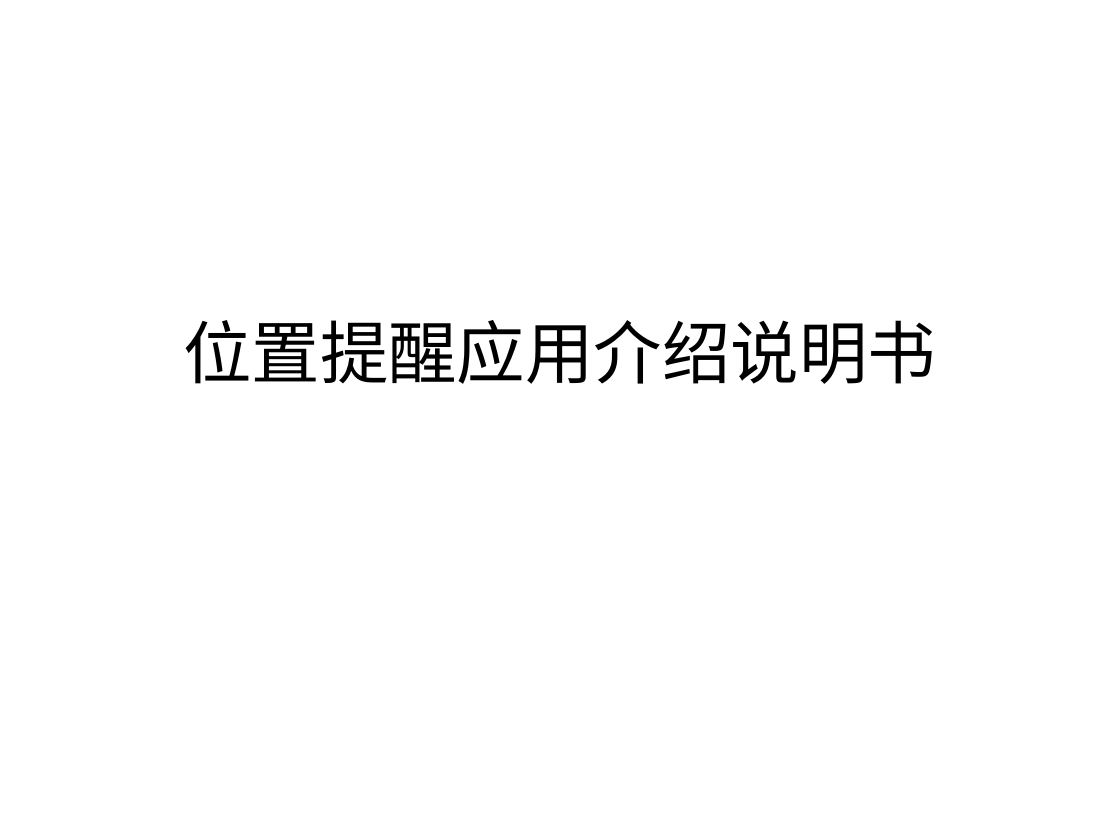
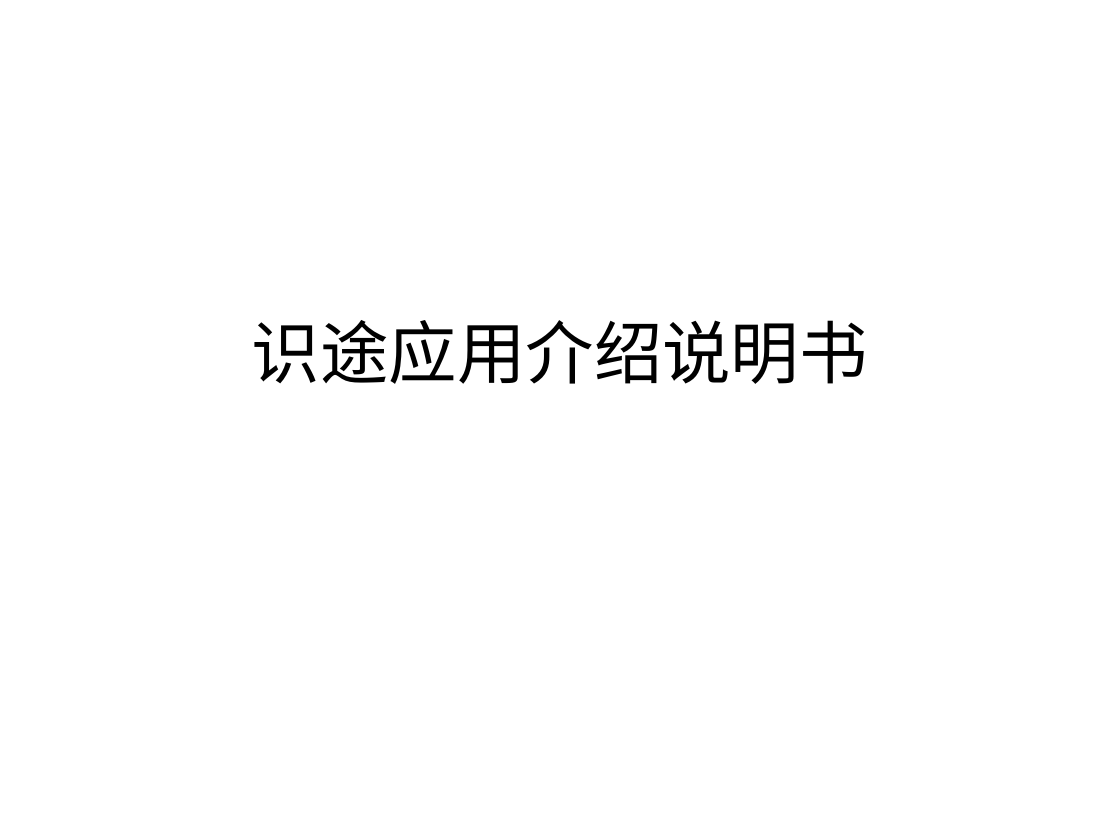
Before and after one commit to xingchongzhu/TargetRemind, a slide deck: slide 1 of word/位置提醒应用介绍说明书.ppt. Drawn at 1120x840 pixels with LibreOffice and Linux fonts; fonts in the diff are those of the drawing. Boxes give left, top, right and bottom in pixels: in the first picture for what was removed or moved away, otherwise in the second. Text is boxed around its words. In the diff, an @@ line names an element or a change of style, - is before the commit and + after.

```diff
--- a/word/位置提醒应用介绍说明书.ppt
+++ b/word/位置提醒应用介绍说明书.ppt
@@ title at bbox=[252, 320, 868, 384]: text changed @@
-位置提醒应用介绍说明书
+识途应用介绍说明书
```
Also in this commit, not shown: 2 other slides changed, 1 slide added, 10 other files.
